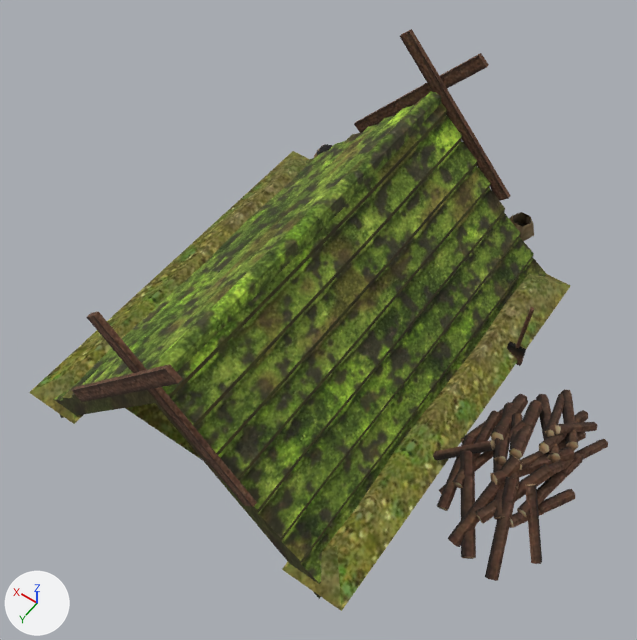
Two versions of the glTF model apps/web/public/models/crafts/uhlir.glb, one commit apart.
Rendered twice from a camera (50 mm lens) standing at (-4.68, 6.4, 10.55) and looking at (-0.34, 0.32, 0.99). Lighting does not change. The marker at lower left points along +X, +Y and +Z. The first picture is the older version. Vertices at exactly the same position are counted once.

In view in the first picture: 'uhlir'.
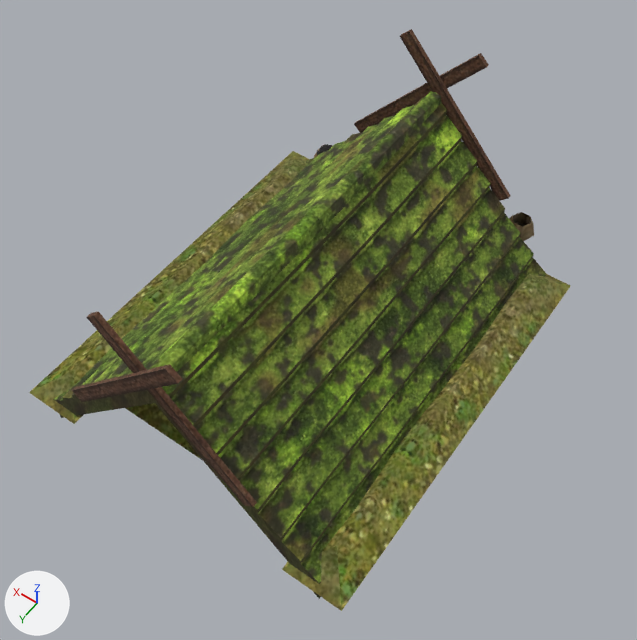
What changed in the scene script:
```text
Change me_uhlir_thatch_1:
    used by ob_uhlir; location = (0.0, 0.0, 0.0)
    remove me_uhlir_thatch_1.from_pydata(...)  # 930 vertices, 1504 faces; spans x -4.39..2.7, y -3.85..3.2, z -1.0..3.34
    add me_uhlir_thatch_1.from_pydata(...)  # 614 vertices, 980 faces; spans x -2.7..2.7, y -3.85..3.2, z -1.0..3.34
    me_uhlir_thatch_1 part 1: 27 loose pieces with 316 vertices, spanning x -4.39..-2.49, y -1.45..1.82, z -0.1..1.3, are deleted
```

Where the change shows, as pixel boxes [x1, y1, x2, y2] in the pictures (637 x 640 px):
'uhlir', reshaped (7% narrower): before [29, 29, 608, 611]; after [29, 29, 570, 611]
part 1 of me_uhlir_thatch_1, deleted (brown): before [433, 307, 608, 581]
